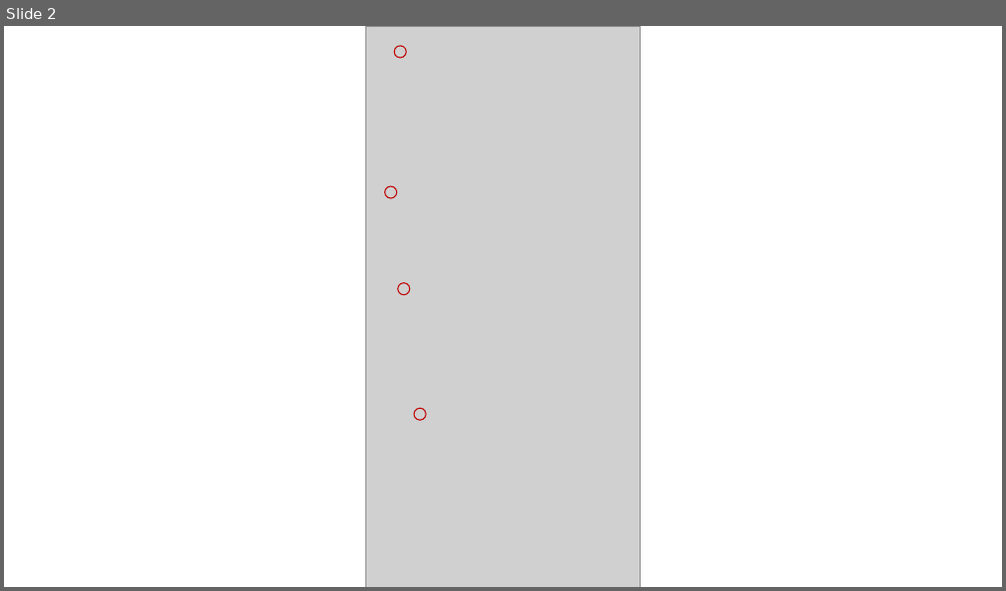
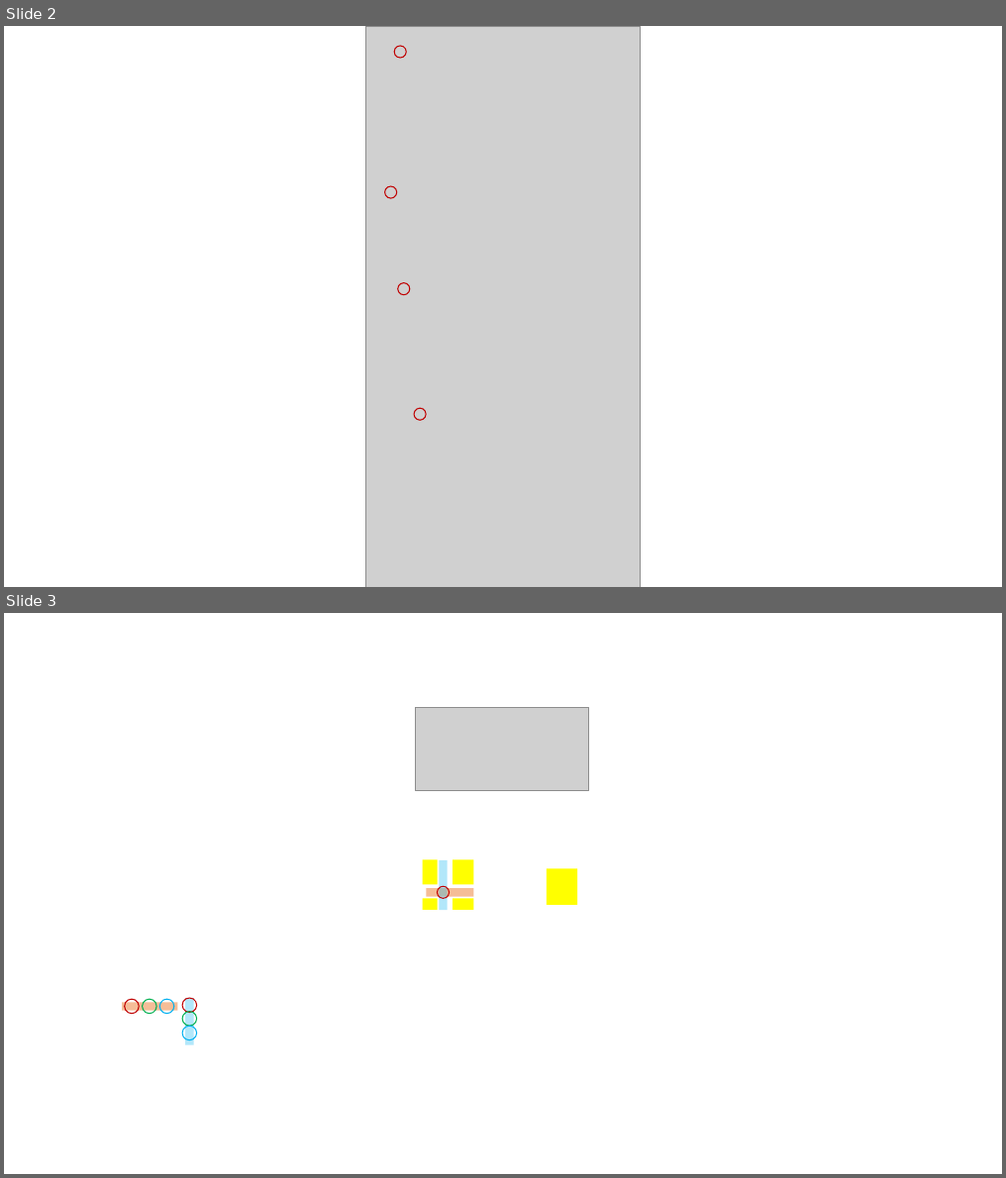
Before and after one commit to m-v-priest/02_myself_ID_EGO, a slide deck: +100_latex_all_math_sel/mathLatex_线性代数/img/线性代数演示.pptx. Shown one above the other, each under a label of ours: slide 2 before the commit, slides 2 and 3 after it. The pictures are 1006x591 and 1006x1178 pixels, drawn with LibreOffice and Linux fonts; fonts in the diff are those of the drawing; grey boxes stand for pictures. Boxes give left, top, right and bottom in pixels: in the first picture for what was removed or moved away, otherwise in the second. Text is boxed around its words. In the diff, an @@ line names an element or a change of style, - is before the commit and + after.

```diff
--- a/+100_latex_all_math_sel/mathLatex_线性代数/img/线性代数演示.pptx
+++ b/+100_latex_all_math_sel/mathLatex_线性代数/img/线性代数演示.pptx
@@ slide 3 added at [4,613,1002,1174], background #FFFFFF @@
@@ picture added at [416,707,589,790] @@
@@ rectangle added at [423,861,438,884], fill #FFFF00 @@
@@ line added from (444, 861) to (444, 910), #00B0F0 8 pt @@
@@ rectangle added at [452,861,473,884], fill #FFFF00 @@
@@ rectangle added at [547,869,578,905], fill #FFFF00 @@
@@ rectangle added at [423,898,438,909], fill #FFFF00 @@
@@ line added from (426, 892) to (474, 892), #ED7D31 8 pt @@
@@ ellipse added at [438,886,450,898], outline #C00000 1 pt @@
@@ rectangle added at [452,898,473,909], fill #FFFF00 @@
@@ ellipse added at [182,998,196,1013], outline #C00000 1 pt @@
@@ line added from (190, 998) to (190, 1045), #00B0F0 8 pt @@
@@ line added from (122, 1007) to (177, 1007), #ED7D31 8 pt @@
@@ ellipse added at [125,999,139,1014], outline #C00000 1 pt @@
@@ ellipse added at [143,999,156,1014], outline #00B050 1 pt @@
@@ ellipse added at [159,999,174,1014], outline #00B0F0 1 pt @@
@@ ellipse added at [182,1012,196,1026], outline #00B050 1 pt @@
@@ ellipse added at [182,1026,196,1041], outline #00B0F0 1 pt @@
```
Also in this commit, not shown: 32 other files.
